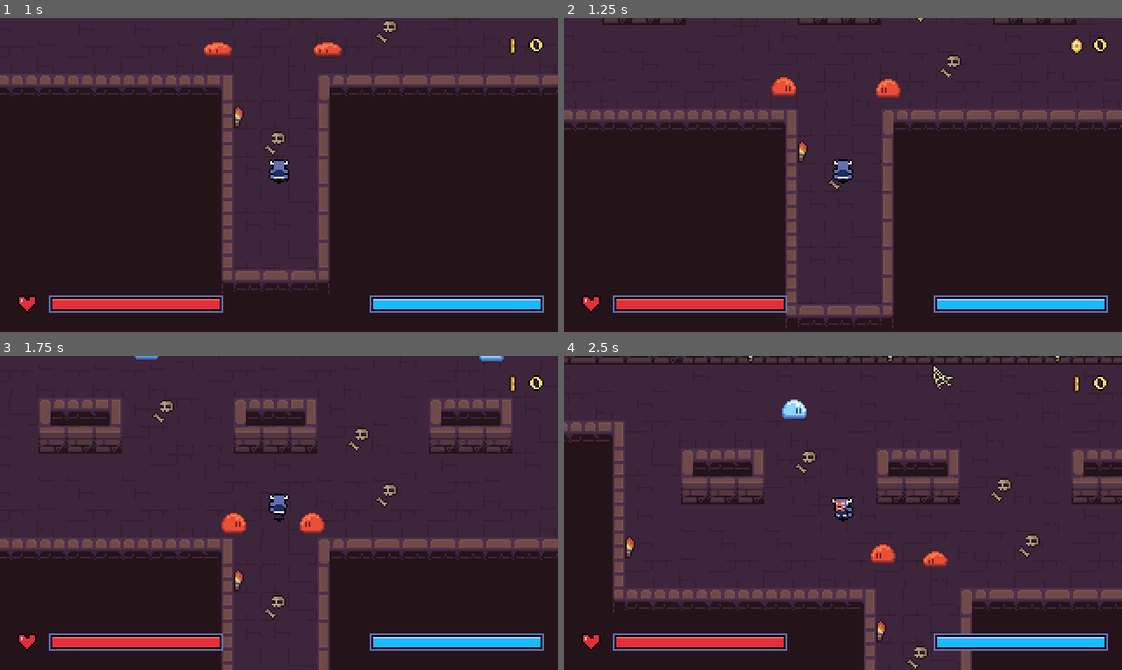
Above: before the commit, frames 1-4 (two rows, left to right).
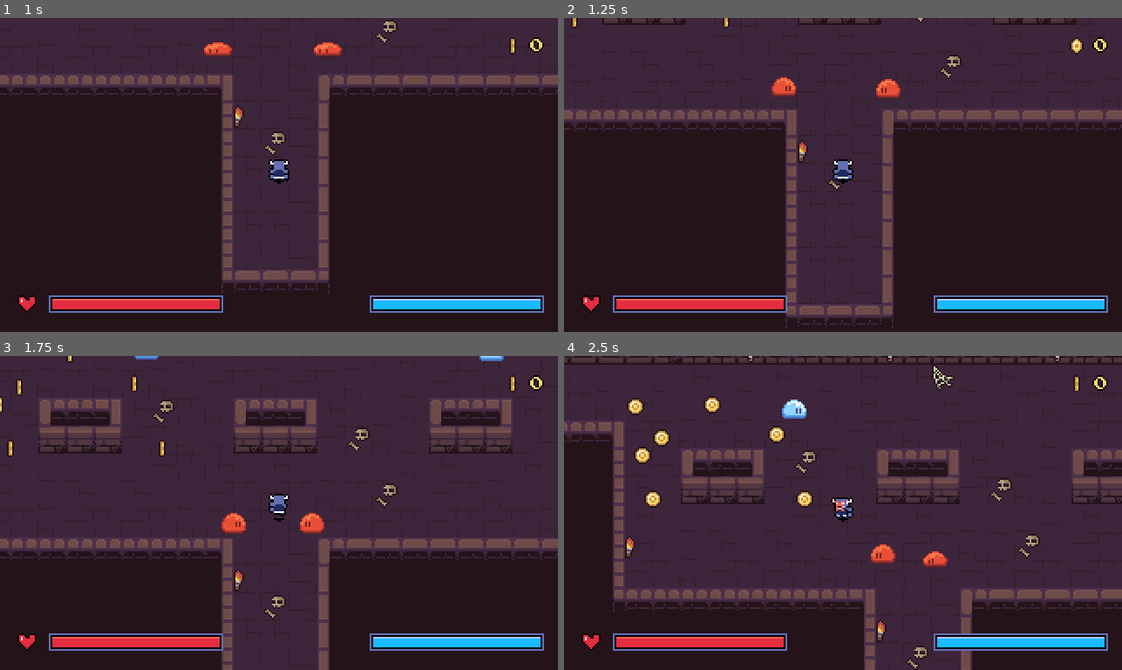
Above: after the commit, the same moments.

Repository: DaEpickid540/haven-2026
Game: Godot game, scene res://Scenes/dungeon_room_3.tscn
The game is run twice, just before and just after one commit, with the same random seed, the same clock (stepped at 60 frames per second) and the same inputs. This scene is started directly instead of the project's main scene.
Inputs (mouse positions are in pixels of both pictures, inside the frame that each line leads up to):
- Up to frame 1 (1 s): move the mouse to (251, 237) at 0.52 s; hold Up (up) from 0.53 s (still down); tap J (attack) at 0.6 s; click (251, 237) at 0.67 s
- Up to frame 2 (1.25 s): keep holding Up (up)
- Up to frame 3 (1.75 s): keep holding Up (up); move the mouse to (446, 560) at 1.27 s; tap X (dash) at 1.35 s
- Up to frame 4 (2.5 s): move the mouse to (675, 465) at 2.02 s; release Up (up) at 2.03 s; hold Left (left) from 2.03 s (still down); hold E (interact) from 2.03 s (still down)

Frame 1 is identical in both runs. In frame 2, less than 0.1% of the frame differs, in the area x 1-30%, y 0-4%; in frame 3, 0.3%; in frame 4, 0.9%, in the area x 11-45%, y 12-49%.

Commit message:
added 7 coins

Diff:
--- a/Scenes/dungeon_room_3.tscn
+++ b/Scenes/dungeon_room_3.tscn
@@ -2,6 +2,7 @@
 
 [ext_resource type="Texture2D" uid="uid://chw2o8hrbwh8d" path="res://Assets/2D Pixel Dungeon Asset Pack/character and tileset/Dungeon_Tileset.png" id="1_hlq5x"]
 [ext_resource type="PackedScene" uid="uid://bwx5y3sqfe8k8" path="res://Scenes/player.tscn" id="2_6uqcd"]
+[ext_resource type="PackedScene" path="res://Scenes/coin.tscn" id="3_23la8"]
 [ext_resource type="PackedScene" uid="uid://xnpr1536a0rs" path="res://slime_red.tscn" id="3_fugpy"]
 [ext_resource type="PackedScene" uid="uid://d1w04finjod5s" path="res://slime_blue.tscn" id="4_2octr"]
 
@@ -278,3 +279,26 @@
 
 [node name="SlimeRed4" parent="." unique_id=382545394 instance=ExtResource("3_fugpy")]
 position = Vector2(492, 280)
+
+[node name="Coins" type="Node2D" parent="." unique_id=1656557135]
+
+[node name="Coin" parent="Coins" unique_id=191703656 instance=ExtResource("3_23la8")]
+position = Vector2(71, 45)
+
+[node name="Coin2" parent="Coins" unique_id=329650702 instance=ExtResource("3_23la8")]
+position = Vector2(-16, 45)
+
+[node name="Coin3" parent="Coins" unique_id=279563080 instance=ExtResource("3_23la8")]
+position = Vector2(-11, 10)
+
+[node name="Coin4" parent="Coins" unique_id=1202672293 instance=ExtResource("3_23la8")]
+position = Vector2(-22, 20)
+
+[node name="Coin5" parent="Coins" unique_id=1610941338 instance=ExtResource("3_23la8")]
+position = Vector2(18, -9)
+
+[node name="Coin6" parent="Coins" unique_id=394206491 instance=ExtResource("3_23la8")]
+position = Vector2(55, 8)
+
+[node name="Coin7" parent="Coins" unique_id=1871634488 instance=ExtResource("3_23la8")]
+position = Vector2(-26, -8)
